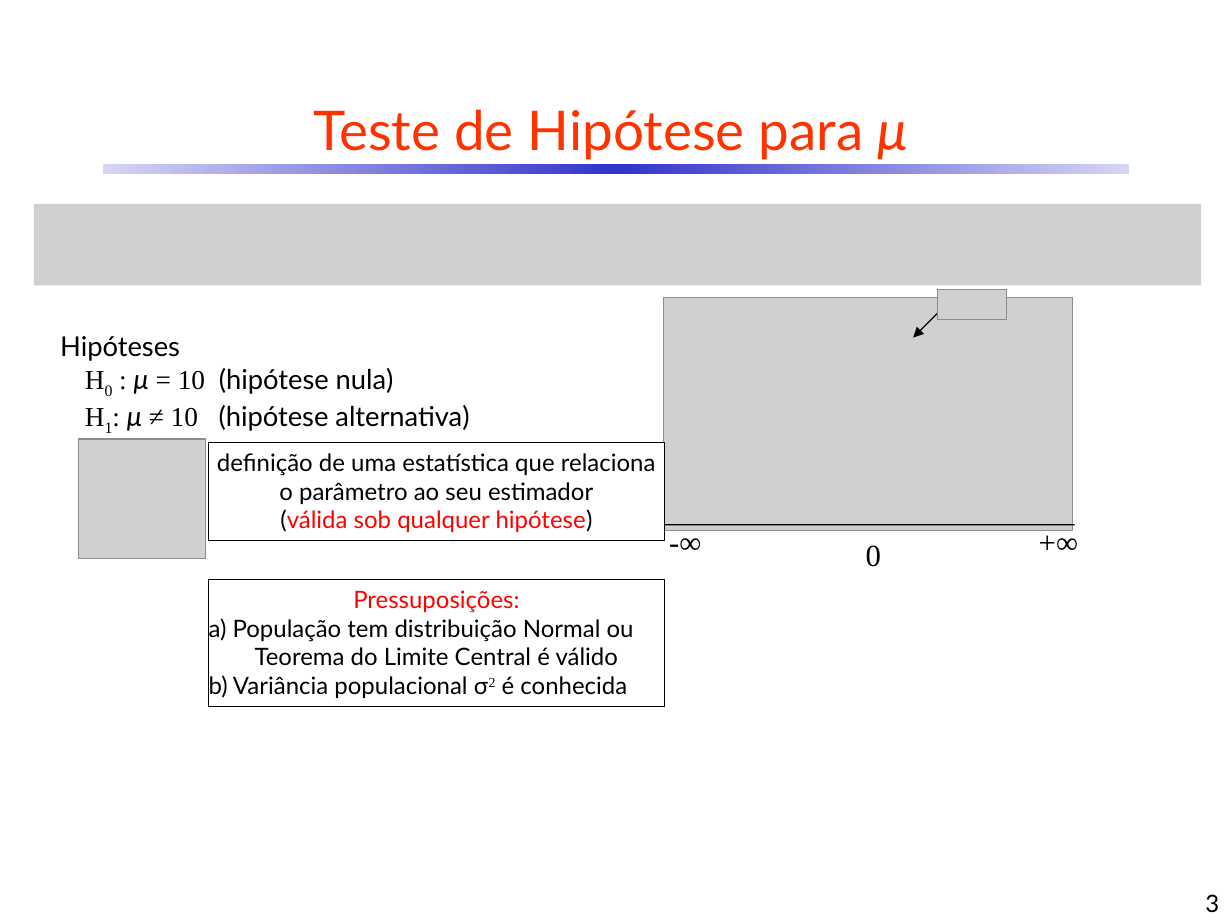
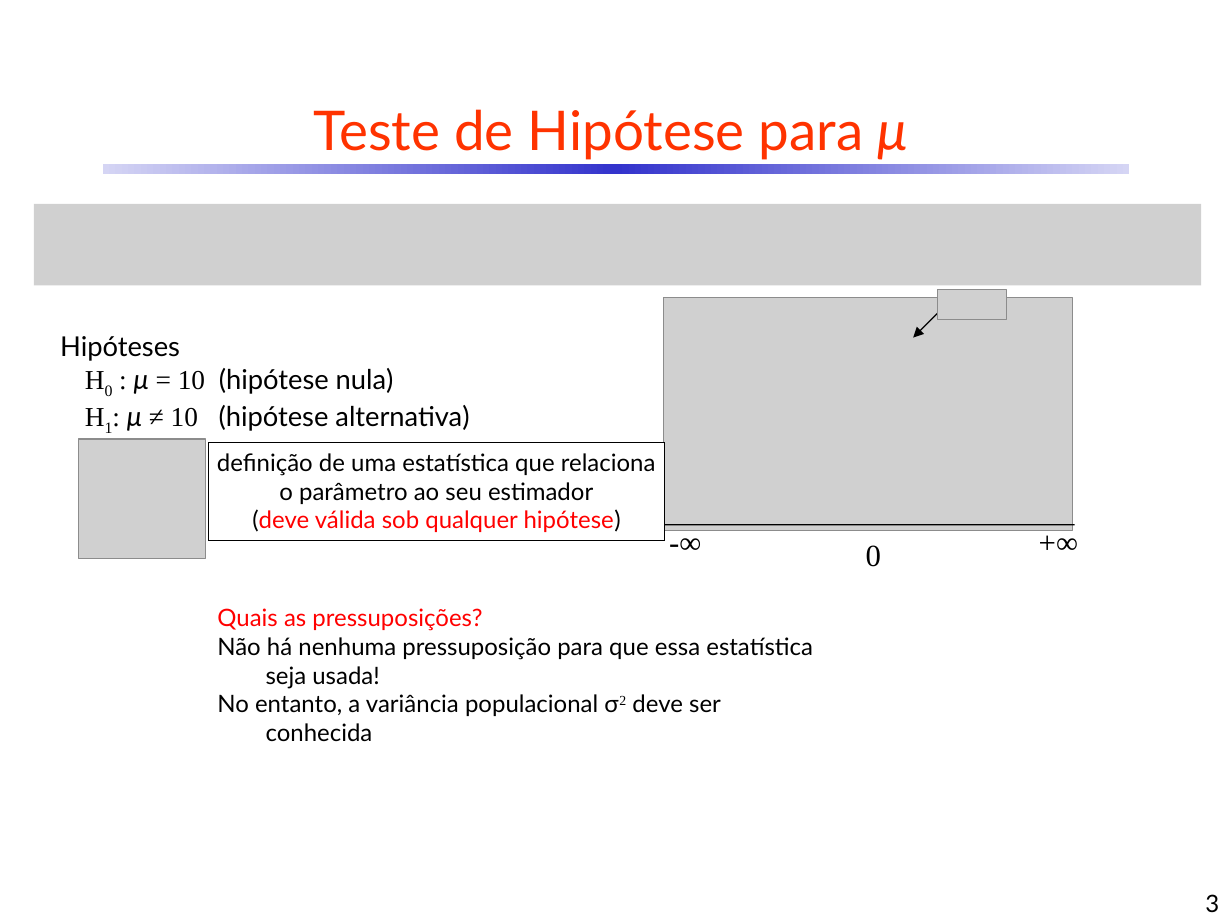
Before and after one commit to CDRenno/Estatistica, a slide deck: slide 3 of ppt/07TesteHip.pptx. Drawn at 1232x924 pixels with LibreOffice and Linux fonts; fonts in the diff are those of the drawing; grey boxes stand for pictures. Boxes give left, top, right and bottom in pixels: in the first picture for what was removed or moved away, otherwise in the second. Text is boxed around its words. In the diff, an @@ line names an element or a change of style, - is before the commit and + after.

```diff
--- a/ppt/07TesteHip.pptx
+++ b/ppt/07TesteHip.pptx
@@ text in rectangle at (x1=252, y1=509, x2=621, y2=532): text changed @@
-(válida sob qualquer hipótese)
+(deve válida sob qualquer hipótese)
@@ rectangle removed at (x1=208, y1=579, x2=664, y2=706) @@
-Pressuposições:
-a) População tem distribuição Normal ou
-Teorema do Limite Central é válido
-b) Variância populacional σ2 é conhecida
@@ text added at (x1=217, y1=608, x2=813, y2=741), 14 pt, text #000000 @@
+Quais as pressuposições?
+Não há nenhuma pressuposição para que essa estatística seja usada!
+No entanto, a variância populacional σ2 deve ser conhecida
```
Also in this commit, not shown: 4 other slides changed, 3 other files.
